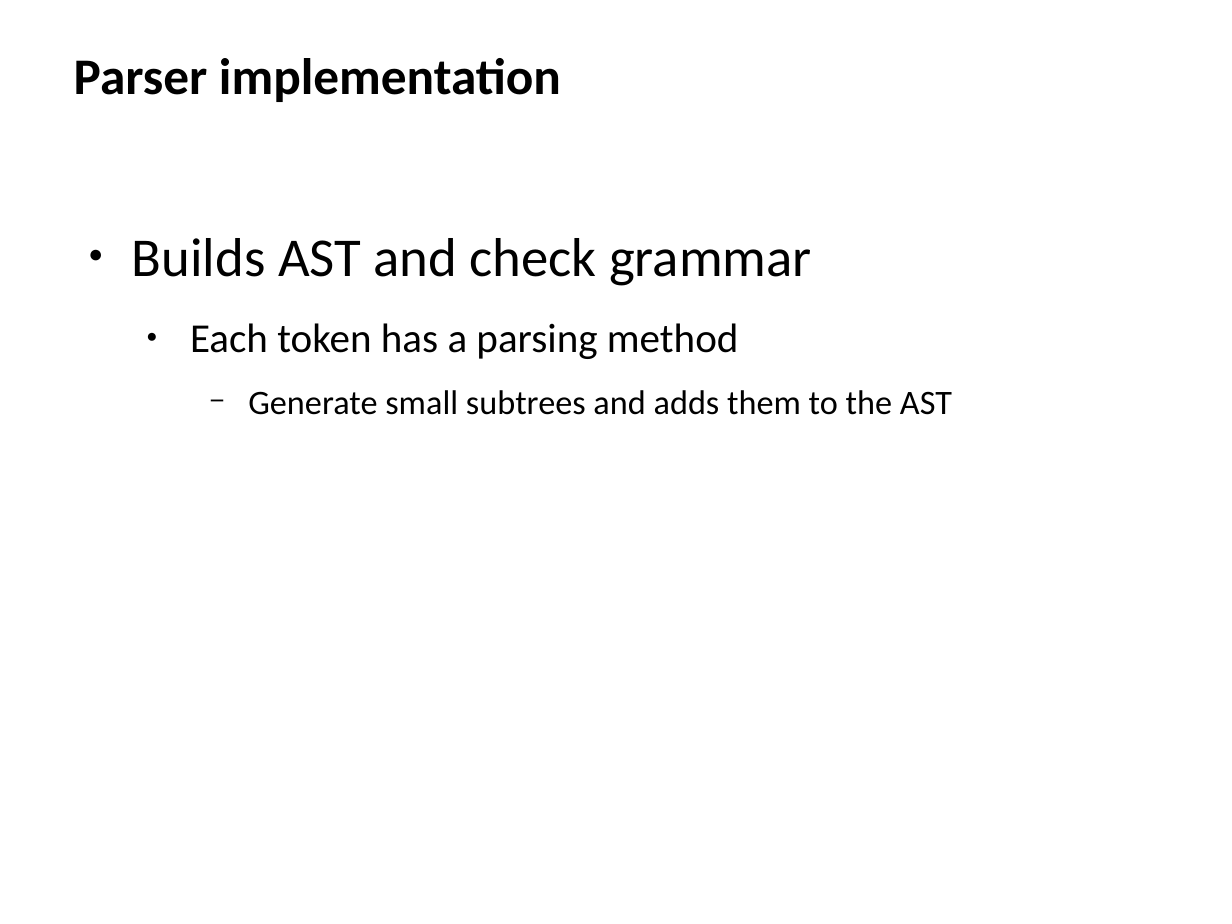
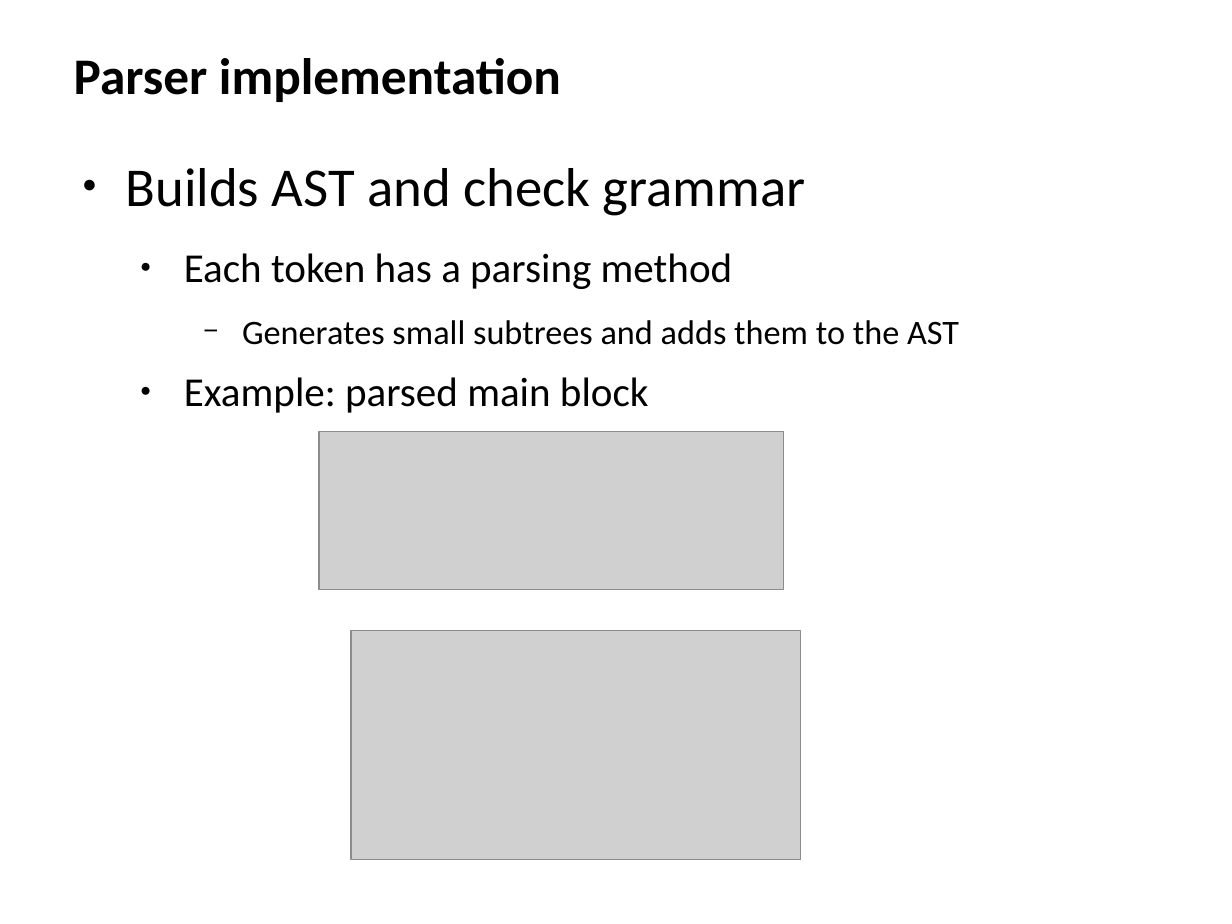
Before and after one commit to henrikklarup/sw402a, a slide deck: slide 7 of Project/præsentation/Skabelon (open office).odp (slide 6 before the commit). Drawn at 1232x924 pixels with LibreOffice and Linux fonts; fonts in the diff are those of the drawing; grey boxes stand for pictures. Boxes give left, top, right and bottom in pixels: in the first picture for what was removed or moved away, otherwise in the second. Text is boxed around its words. In the diff, an @@ line names an element or a change of style, - is before the commit and + after.

```diff
--- a/Project/præsentation/Skabelon (open office).odp
+++ b/Project/præsentation/Skabelon (open office).odp
@@ text "Builds AST and check grammar": place and size @@
-text "Builds AST and check grammar" at (132, 238, 952, 415)
+text "Builds AST and check grammar" at (126, 168, 959, 413)
@@ text at (184, 320, 959, 413): text changed @@
-    − Generate small subtrees and adds them to the AST
+    − Generates small subtrees and adds them to the AST
+  ● Example: parsed main block
@@ picture added at (319, 431, 784, 589) @@
@@ picture added at (351, 631, 801, 860) @@
```
Also in this commit, not shown: 1 other slide changed, 1 slide added.
